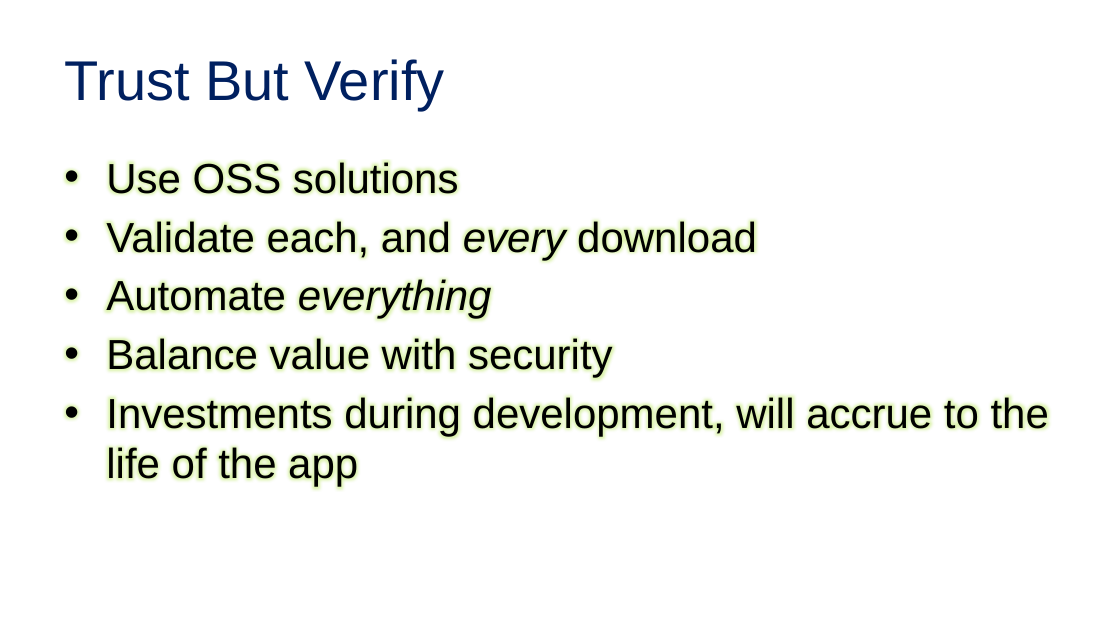
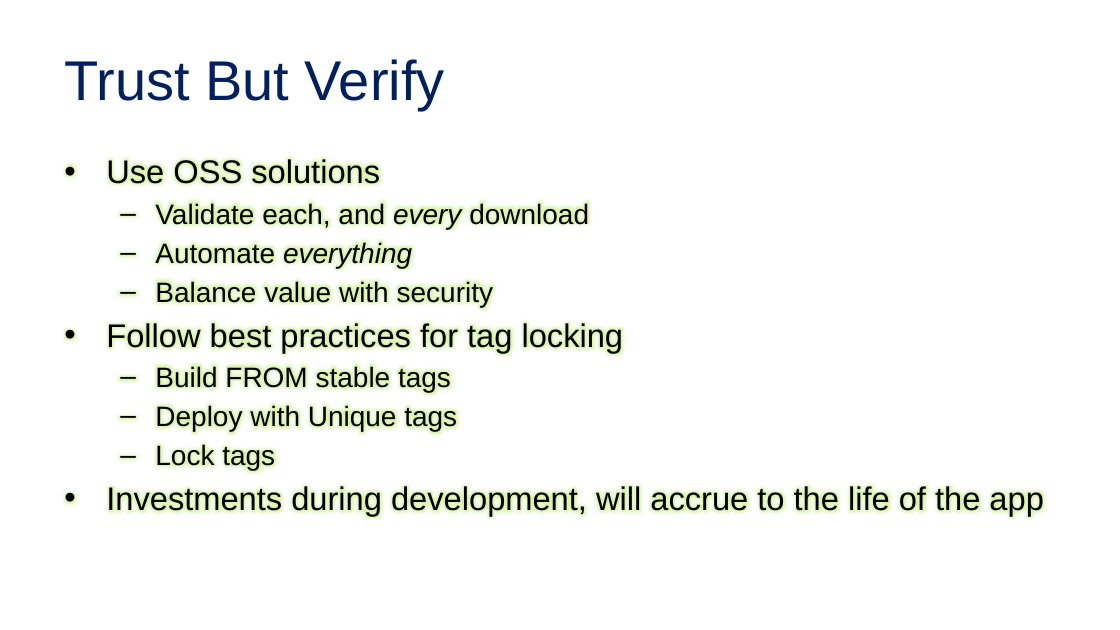
Before and after one commit to SteveLasker/Presentations, a slide deck: slide 16 of CloudContainersLive19-OSandFxPatching.pptx (slide 15 before the commit). Drawn at 1120x630 pixels with LibreOffice and Linux fonts; fonts in the diff are those of the drawing; background and template pictures are left out. Boxes give left, top, right and bottom in pixels: in the first picture for what was removed or moved away, otherwise in the second. Text is boxed around its words. In the diff, an @@ line names an element or a change of style, - is before the commit and + after.

Commit message:
Deck Updates

```diff
--- a/CloudContainersLive19-OSandFxPatching.pptx
+++ b/CloudContainersLive19-OSandFxPatching.pptx
@@ text at bbox=[106, 157, 1043, 516]: size 36 to 28 pt in "Use OSS solutions", "Investments during development, will accrue to the ..."; size 36 to 24 pt in "Validate each, and every download", "Automate everything", "Balance value with security"; less space between paragraphs; bullet • to –; list level 1 to 2 in "Validate each, and every download"; list level 1 to 2 in "Automate everything"; list level 1 to 2 in "Balance value with security" @@
@@ text at bbox=[106, 321, 624, 470]: paragraphs added @@
+• Follow best practices for tag locking
+  – Build FROM stable tags
+  – Deploy with Unique tags
+  – Lock tags
```
Also in this commit, not shown: 2 other slides changed, 1 slide added, 2 other files.
